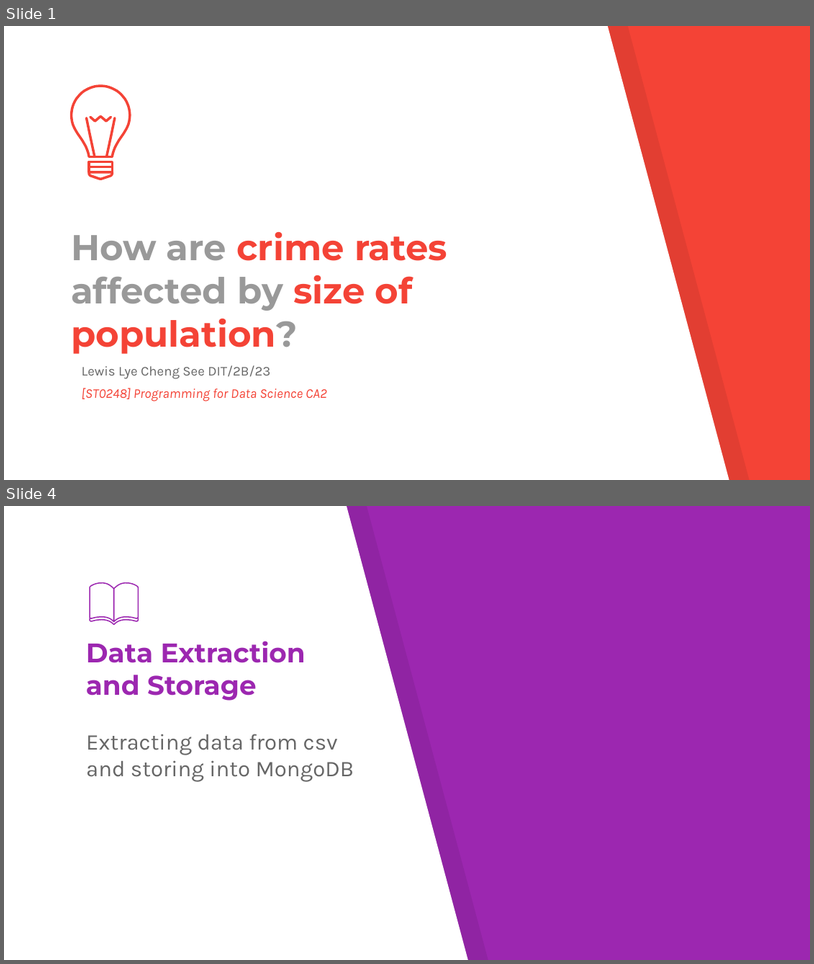
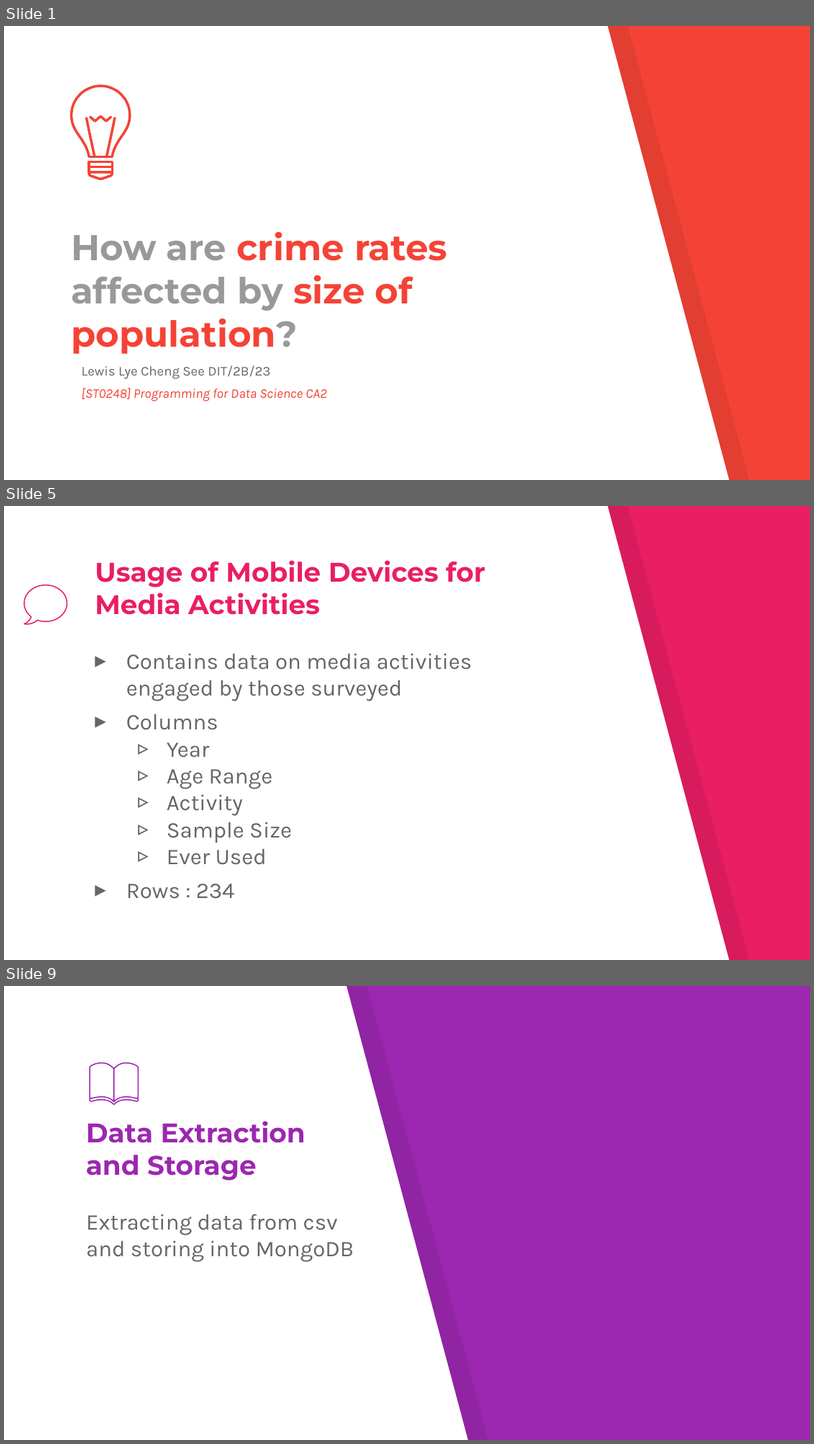
Before and after one commit to Ghos7ie/PDS_CA2, a slide deck: pds_CA2.pptx. Shown one above the other, each under a label of ours: slides 1 and 4 before the commit, slides 1, 5 and 9 after it; the slides between them are not shown. The pictures are 814x964 and 814x1444 pixels, drawn with LibreOffice and Linux fonts; fonts in the diff are those of the drawing. Boxes give left, top, right and bottom in pixels: in the first picture for what was removed or moved away, otherwise in the second. Text is boxed around its words. In the diff, an @@ line names an element or a change of style, - is before the commit and + after.

```diff
--- a/pds_CA2.pptx
+++ b/pds_CA2.pptx
@@ slide 5 added at (4,506,810,960), background #E91E63; not listed: 2 template elements that a slide beside it also shows @@
@@ title added at (95,560,486,615), 24 pt, text #E91E63, bold @@
+Usage of Mobile Devices for Media Activities
@@ freeform shape added at (24,585,67,624), outline #E91E63 0.96 pt @@
@@ text added at (126,653,472,898), 20 pt, text #666666 @@
+▸ Contains data on media activities engaged by those surveyed
+▸ Columns
+  ▹ Year
+  ▹ Age Range
+  ▹ Activity
+  ▹ Sample Size
+  ▹ Ever Used
+▸ Rows : 234
@@ what was slide 4 is now slide 9 @@
```
Also in this commit, not shown: 2 slides changed, 5 other slides added, 1 slide removed, 5 other files.
